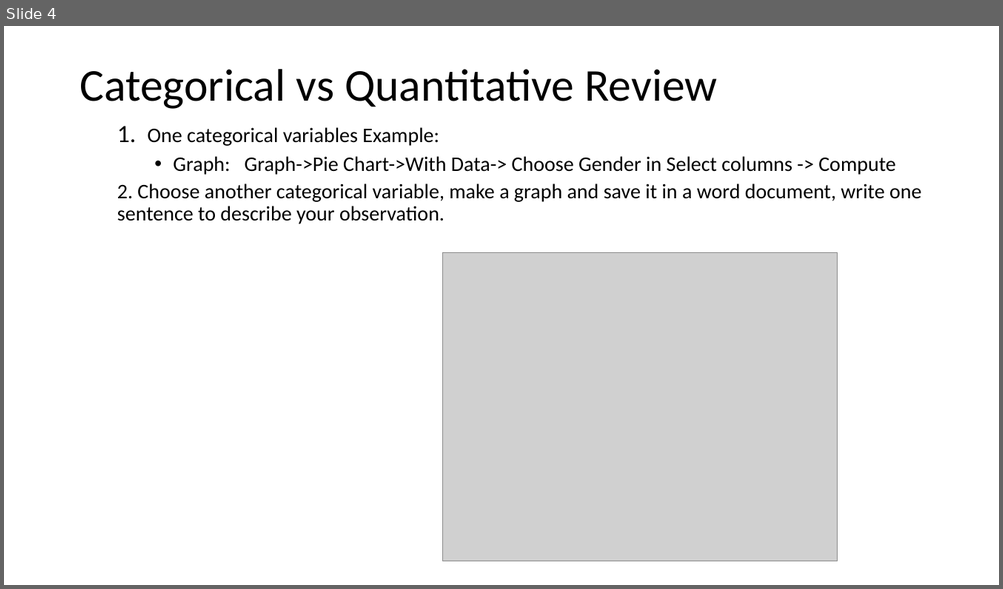
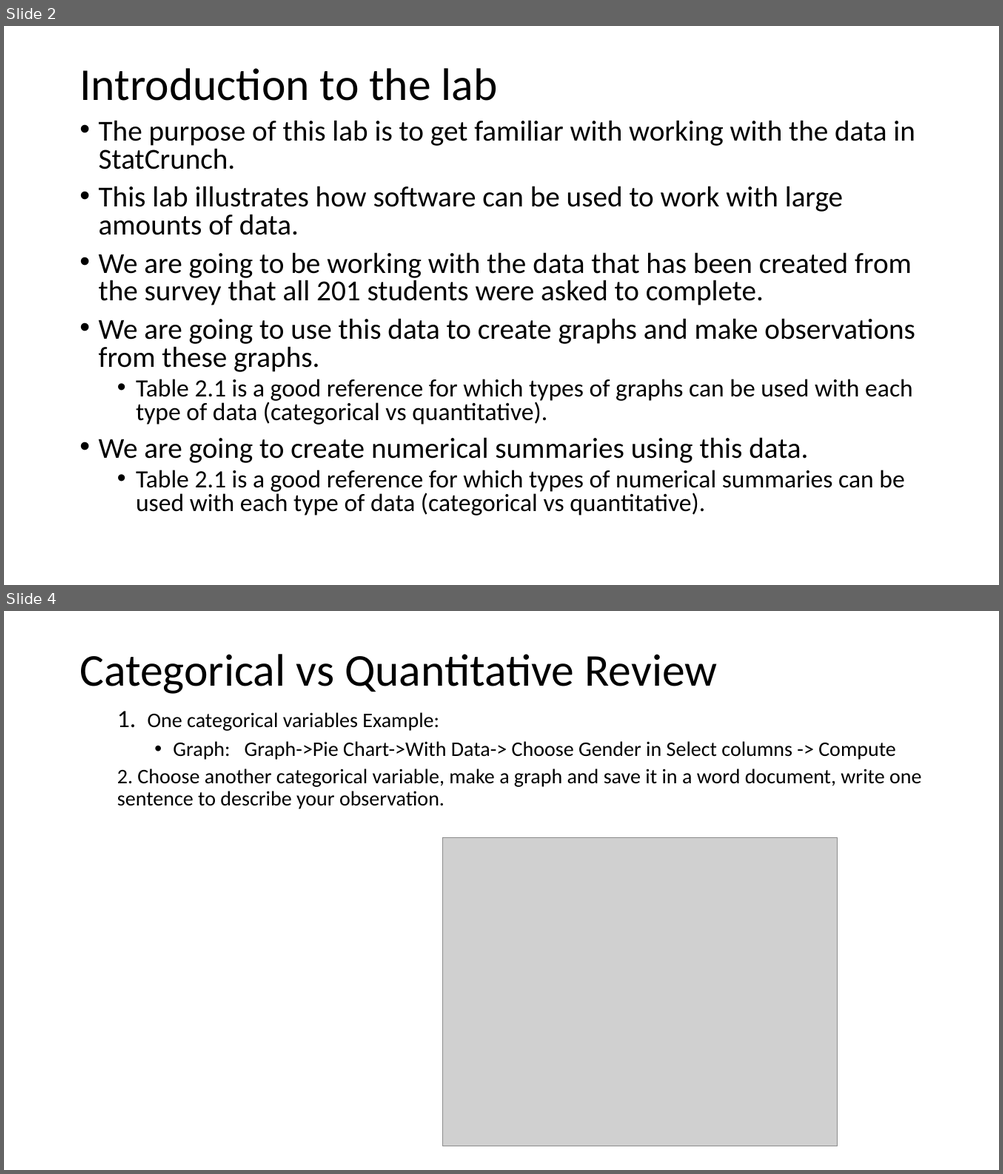
Before and after one commit to Shanlearning/Stat201-Fall, a slide deck: Lab2/Lab 2.pptx. Shown one above the other, each under a label of ours: slide 4 before the commit, slides 2 and 4 after it; the slides between them are not shown. The pictures are 1003x589 and 1003x1174 pixels, drawn with LibreOffice and Linux fonts; fonts in the diff are those of the drawing; grey boxes stand for pictures. Boxes give left, top, right and bottom in pixels: in the first picture for what was removed or moved away, otherwise in the second. Text is boxed around its words. In the diff, an @@ line names an element or a change of style, - is before the commit and + after.

```diff
--- a/Lab2/Lab 2.pptx
+++ b/Lab2/Lab 2.pptx
@@ slide 2 added at (4,26,999,585), background #CCE8CF @@
@@ title added at (79,68,498,101), 44 pt, text #000000 @@
+Introduction to the lab
@@ text added at (99,120,915,516), 28 pt, text #000000 @@
+• The purpose of this lab is to get familiar with working with the data in StatCrunch.
+• This lab illustrates how software can be used to work with large amounts of data.
+• We are going to be working with the data that has been created from the survey that all 201 students were asked to complete.
+• We are going to use this data to create graphs and make observations from these graphs.
+  • Table 2.1 is a good reference for which types of graphs can be used with each type of data (categorical vs quantitative).
+• We are going to create numerical summaries using this data.
+  • Table 2.1 is a good reference for which types of numerical summaries can be used with each type of data (categorical vs quantitative).
```
Also in this commit, not shown: 2 other slides added, 4 slides removed, 2 other files.
